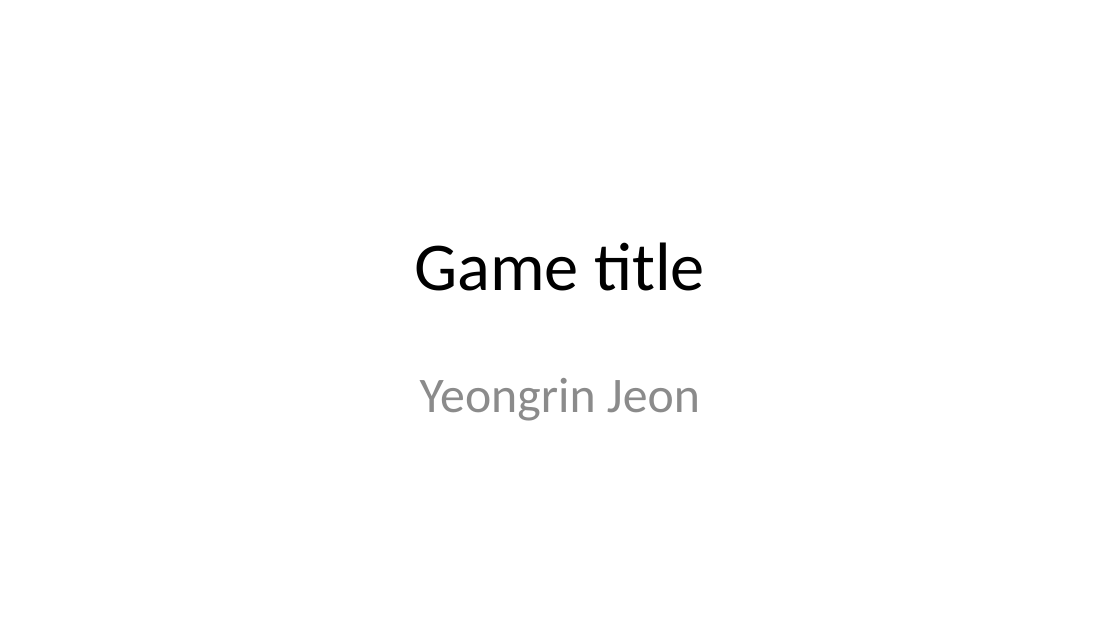
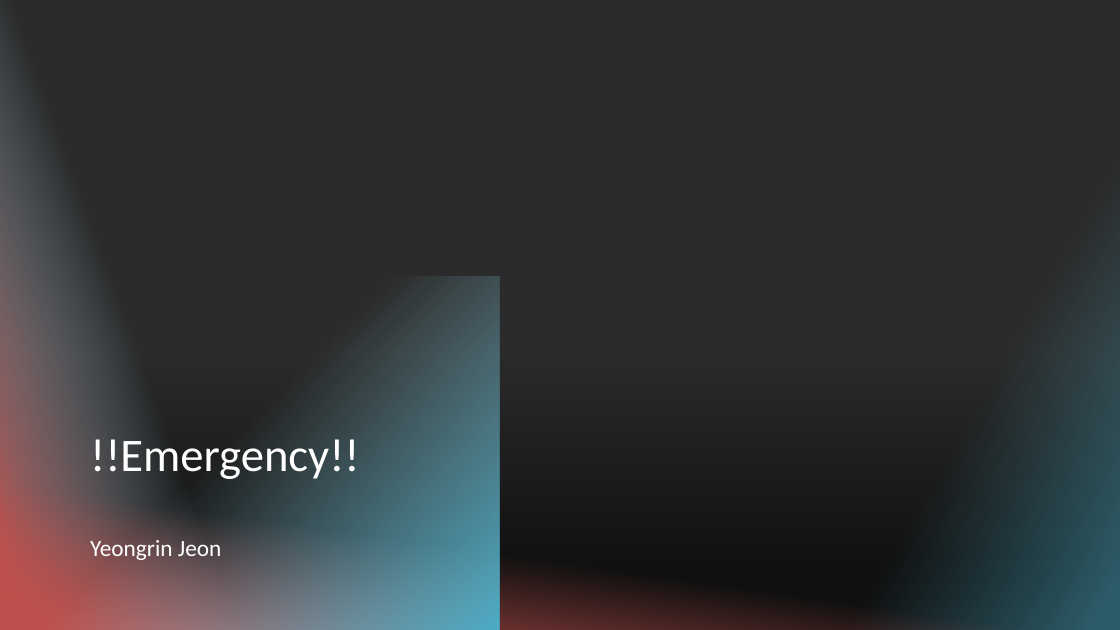
Before and after one commit to yeongrin/Yeongrin_J_AGA312-Rapid-Prototyping-June-24, a slide deck: slide 1 of AGA312 Assessment 2 Template.pptx. Drawn at 1120x630 pixels with LibreOffice and Linux fonts; fonts in the diff are those of the drawing; background and template pictures are left out; a plain dark background stands for a picture behind light text. Boxes give left, top, right and bottom in pixels: in the first picture for what was removed or moved away, otherwise in the second. Text is boxed around its words. In the diff, an @@ line names an element or a change of style, - is before the commit and + after.

```diff
--- a/AGA312 Assessment 2 Template.pptx
+++ b/AGA312 Assessment 2 Template.pptx
@@ background #FFFFFF to picture (left out) @@
@@ rectangle added at (x1=0, y1=0, x2=261, y2=630), fill gradient #C0504D to #93CDDD @@
@@ rectangle added at (x1=830, y1=2, x2=1120, y2=630), fill gradient #4BACC6 @@
@@ title removed at (x1=414, y1=242, x2=705, y2=291) @@
-Game title
@@ rectangle added at (x1=0, y1=276, x2=499, y2=630), fill gradient #4BACC6 to #93CDDD @@
@@ rectangle added at (x1=0, y1=354, x2=1120, y2=630), fill gradient #000000 @@
@@ title added at (x1=90, y1=439, x2=359, y2=479), 30 pt, text #FFFFFF @@
+!!Emergency!!
@@ rectangle added at (x1=0, y1=486, x2=1120, y2=630), fill gradient #C0504D @@
@@ subtitle "Yeongrin Jeon" moved from (x1=420, y1=378, x2=700, y2=421) to (x1=90, y1=536, x2=222, y2=560) @@
@@ subtitle "Yeongrin Jeon" at (x1=90, y1=536, x2=222, y2=560): size 32 to 15 pt, text colour #8C8C8C to #FFFFFF; alignment centre to left; less space between paragraphs @@
```
Also in this commit, not shown: 5 other slides changed, 25 other files.
